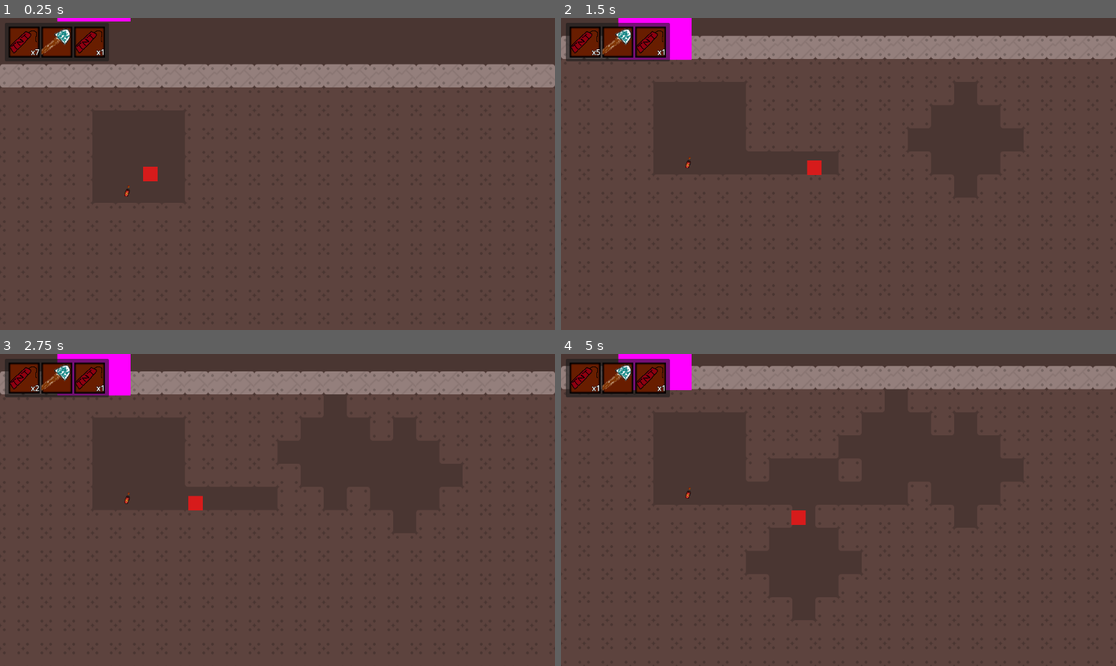
Above: before the commit, frames 1-4 (two rows, left to right).
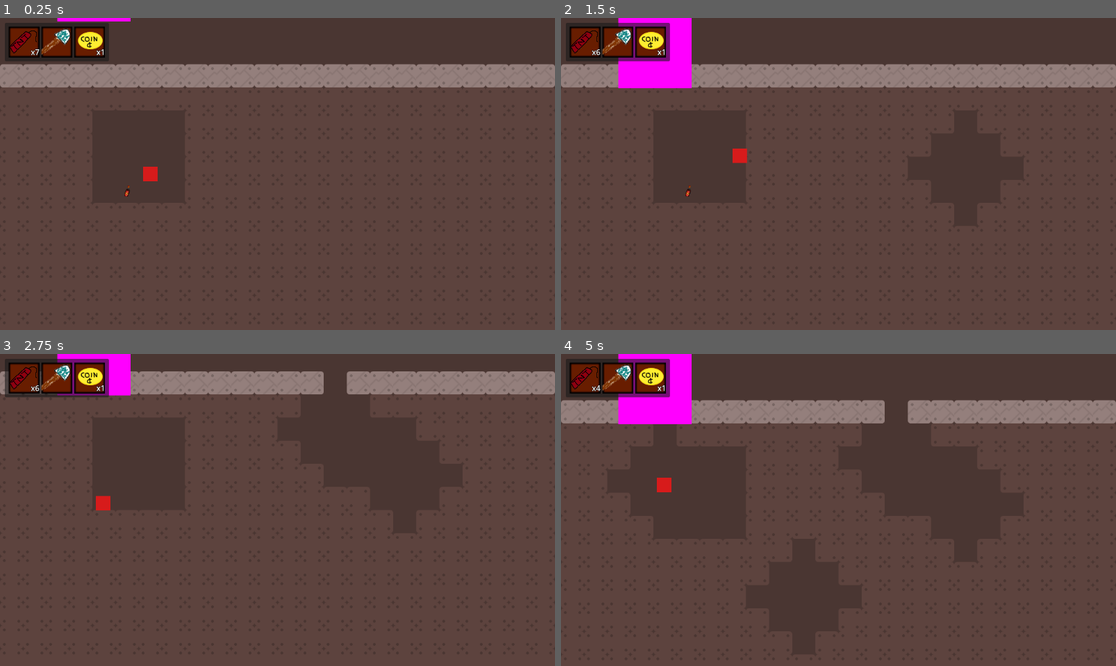
Above: after the commit, the same moments.

Repository: FlashBash21/City-Sinkers
Game: Godot game, scene res://Scenes/main.tscn
Same seed, same stepped clock (60 frames per second), same inputs: the game is played once before the commit and once after it.
Inputs (mouse positions are in pixels of both pictures, inside the frame that each line leads up to):
- Up to frame 1 (0.25 s): no input
- Up to frame 2 (1.5 s): tap Enter (use_item) at 0.5 s; move the mouse to (960, 158) at 0.52 s; press the mouse at (960, 158) at 0.53 s; hold D (move_right) from 0.53 s (still down); tap E (explode) at 0.6 s; tap Space (jump) at 0.77 s; move the mouse to (727, 189) at 1.27 s; release the mouse at (727, 189) at 1.28 s; click (727, 189) at 1.35 s
- Up to frame 3 (2.75 s): tap Space (jump) at 1.52 s; tap Enter (use_item) at 1.55, 2.1 s; move the mouse to (333, 441) at 2.02 s; release D (move_right) at 2.03 s; hold A (move_left) from 2.03 s (still down); tap E (explode) at 2.3 s
- Up to frame 4 (5 s): move the mouse to (810, 572) at 2.77 s; release A (move_left) at 2.78 s; hold D (move_right) 2.78-4.28 s; tap E (explode) at 2.85, 4.55 s; tap Space (jump) at 3.02, 3.77, 4.52 s; click (810, 572) at 3.05 s; move the mouse to (1005, 556) at 3.52 s; press the mouse at (1005, 556) at 3.53 s; tap Enter (use_item) at 3.8 s; move the mouse to (672, 463) at 4.27 s; release the mouse at (672, 463) at 4.28 s; hold A (move_left) from 4.28 s (still down); right-click (672, 463) at 4.35 s

The runs differ from the first frame. In frame 1, 0.2% of the frame differs, in the area x 13-19%, y 4-12%; in frame 2, 14%, in the area x 0-100%, y 4-58%; in frame 3, 0.8%; in frame 4, 14%.

Commit message:
inv stuff

Diff:
--- /dev/null
+++ b/Assets/Items/coin.tres
@@ -0,0 +1,15 @@
+[gd_resource type="Resource" script_class="Item_Data" load_steps=4 format=3 uid="uid://mjdvplisojkp"]
+
+[ext_resource type="Script" path="res://Scripts/Item_Data.gd" id="1_htk0y"]
+[ext_resource type="Texture2D" uid="uid://bmxk58yb5wis2" path="res://Assets/Sprites/Coin.png" id="2_c402p"]
+
+[sub_resource type="AtlasTexture" id="AtlasTexture_xpjge"]
+atlas = ExtResource("2_c402p")
+region = Rect2(0, 0, 64, 64)
+
+[resource]
+script = ExtResource("1_htk0y")
+name = "Coin"
+desc = "Money!"
+stackable = true
+texture = SubResource("AtlasTexture_xpjge")
--- a/Assets/test_inv.tres
+++ b/Assets/test_inv.tres
@@ -1,9 +1,10 @@
-[gd_resource type="Resource" script_class="Inventory_Data" load_steps=8 format=3 uid="uid://c36716wbyhm8"]
+[gd_resource type="Resource" script_class="Inventory_Data" load_steps=9 format=3 uid="uid://c36716wbyhm8"]
 
 [ext_resource type="Script" path="res://Scripts/Inventory_Data.gd" id="1_evpty"]
 [ext_resource type="Resource" uid="uid://cuyep7xwtjd18" path="res://Assets/Items/tnt.tres" id="1_k5qt1"]
 [ext_resource type="Script" path="res://Scripts/Slot_Data.gd" id="2_oowti"]
 [ext_resource type="Resource" uid="uid://wxf3ndmhvads" path="res://Assets/Items/shovel.tres" id="3_5hc8o"]
+[ext_resource type="Resource" uid="uid://mjdvplisojkp" path="res://Assets/Items/coin.tres" id="4_u88du"]
 
 [sub_resource type="Resource" id="Resource_ogtwm"]
 script = ExtResource("2_oowti")
@@ -13,13 +14,13 @@
 [sub_resource type="Resource" id="Resource_22ppr"]
 script = ExtResource("2_oowti")
 item_data = ExtResource("3_5hc8o")
-quantity = 1
+quantity = 0
 
-[sub_resource type="Resource" id="Resource_6o8g2"]
+[sub_resource type="Resource" id="Resource_4d7ji"]
 script = ExtResource("2_oowti")
-item_data = ExtResource("1_k5qt1")
+item_data = ExtResource("4_u88du")
 quantity = 1
 
 [resource]
 script = ExtResource("1_evpty")
-inv = Array[ExtResource("2_oowti")]([SubResource("Resource_ogtwm"), SubResource("Resource_22ppr"), SubResource("Resource_6o8g2")])
+inv = Array[ExtResource("2_oowti")]([SubResource("Resource_ogtwm"), SubResource("Resource_22ppr"), SubResource("Resource_4d7ji")])
--- /dev/null
+++ b/Scripts/Globals.gd
@@ -0,0 +1,3 @@
+extends Node
+
+enum {TNT, SHOVEL}
--- a/Scripts/Player.gd
+++ b/Scripts/Player.gd
@@ -5,9 +5,10 @@
 const SPEED = 300.0
 const JUMP_VELOCITY = -500.0
 
+var mine_timer : float
+var is_mining := false
+
 @export var inventory_data : Inventory_Data
-
-var selected_slot : int = 0
 
 # Get the gravity from the project settings to be synced with RigidBody nodes.
 var gravity = ProjectSettings.get_setting("physics/2d/default_gravity")
@@ -19,10 +20,10 @@
 	var slot = inventory_data.inv[index]
 	if slot == null: return;
 
-	slot.quantity = f.call(slot.quantity)
+	slot.set_quantity(f.call(slot.quantity))
 
 	if slot.quantity < 1:
-		inventory_data.inv[index] = null;
+		slot.quantity = 0;
 
 
 func isSlotPopulated(index : int) -> bool:
@@ -31,20 +32,25 @@
 	if (slot.quantity < 1): return false;
 	return true
 
+func mine_interval(delta : float) -> bool:
+	var slot = inventory_data.inv[Globals.SHOVEL]
+	if (Input.is_action_pressed("mine")):
+		if not is_mining:
+			is_mining = true
+			mine_timer = 1.0 / (slot.quantity + 1)
+		else:
+			mine_timer -= delta
+			if mine_timer <= 0:
+				is_mining = false
+				return true
+	else:
+		is_mining = false
+	print(mine_timer)
+	return false
+
 #handle other, less important code
 func _process(_delta) -> void:
-	if(Input.is_action_just_pressed("use_item")):
-		print("Boom!")
-		modify_slot_quantity(selected_slot, func(x): return x - 1)
-	if(Input.is_action_just_pressed("select_left")
-		 || Input.is_action_just_pressed("select_right")):
-			var i = Input.get_action_strength("select_right") - Input.get_action_strength("select_left")
-			selected_slot += int(i)
-			if (selected_slot > inventory_data.inv.size()-1):
-				selected_slot = 0
-			elif (selected_slot < 0):
-				selected_slot = inventory_data.inv.size()-1
-			print("Selected Slot: " + str(selected_slot))
+	pass
 
 #handle physics code
 func _physics_process(delta) -> void:
@@ -52,7 +58,8 @@
 	if not is_on_floor():
 		velocity.y += gravity * delta
 
-	# Handle Jump.
+
+		# Handle Jump.
 	if Input.is_action_just_pressed("jump") and is_on_floor():
 		velocity.y = JUMP_VELOCITY
 
@@ -64,6 +71,8 @@
 
 	else:
 		velocity.x = move_toward(velocity.x, 0, SPEED)
+
+		pass
 	move_and_slide()
 
 
@@ -72,5 +81,5 @@
 	if area.is_in_group("building"):
 		emit_signal("respawn_me")
 	if area.is_in_group("tnt"):
-		modify_slot_quantity(0, func(x): return x + 1)
+		modify_slot_quantity(Globals.TNT, func(x): return x + 1)
 		emit_signal("update_player_inv")
--- a/Scripts/Slot_Data.gd
+++ b/Scripts/Slot_Data.gd
@@ -4,10 +4,7 @@
 const MAX_STACK_SIZE: int = 99
 
 @export var item_data: Item_Data
-@export_range(1, MAX_STACK_SIZE) var quantity: int = 1 : set = set_quantity
+@export_range(0, MAX_STACK_SIZE) var quantity: int = 1 : set = set_quantity
 
 func set_quantity(value: int) -> void:
 	quantity = value;
-	if quantity > 1 and not item_data.stackable:
-		quantity = 1
-		push_error("%s is not stackable, setting quantity to 0" % item_data.name)
--- a/Scripts/main.gd
+++ b/Scripts/main.gd
@@ -96,8 +96,6 @@
 	var mousePosition = tilemap.local_to_map(get_global_mouse_position())
 	var playerPosition = tilemap.local_to_map(player.get_position())
 
-	if(Input.is_action_pressed("mine")):
-		print("mine")
 
 	if (Input.is_action_pressed("move_right") && Input.is_action_pressed("mine")):
 		tile_to_mine = 0;
@@ -118,15 +116,15 @@
 		tile_to_mine = 12;
 	if (Input.is_action_pressed("mine") && Input.is_action_pressed("move_down")):
 		tile_to_mine = 4;
-
-	if (tile_to_mine > -1):
+	var can_mine = player.mine_interval(_delta)
+	if (can_mine):
 		var tile = tilemap.get_neighbor_cell(tilemap.local_to_map(player.get("position")), tile_to_mine)
 		mine_tile(tile)
 
-	if (Input.is_action_just_pressed("explode") && player.isSlotPopulated(player.selected_slot)):
+	if (Input.is_action_just_pressed("explode") && player.isSlotPopulated(Globals.TNT)):
 		var tile = tilemap.local_to_map(get_global_mouse_position())
 		explode_at(tile)
-		player.modify_slot_quantity(player.selected_slot, func(x): return x - 1)
+		player.modify_slot_quantity(Globals.TNT, func(x): return x - 1)
 		inventory_interface.set_player_inventory_data(player.inventory_data)
 
 
--- a/project.godot
+++ b/project.godot
@@ -19,6 +19,7 @@
 
 Tiles="*res://Scripts/Tiles.gd"
 Inventory="*res://Scripts/Inventory_Data.gd"
+Globals="*res://Scripts/Globals.gd"
 
 [dotnet]
 
Binary file added: Assets/Sprites/Coin.png
Not shown, added: Assets/Sprites/Coin.png.import
